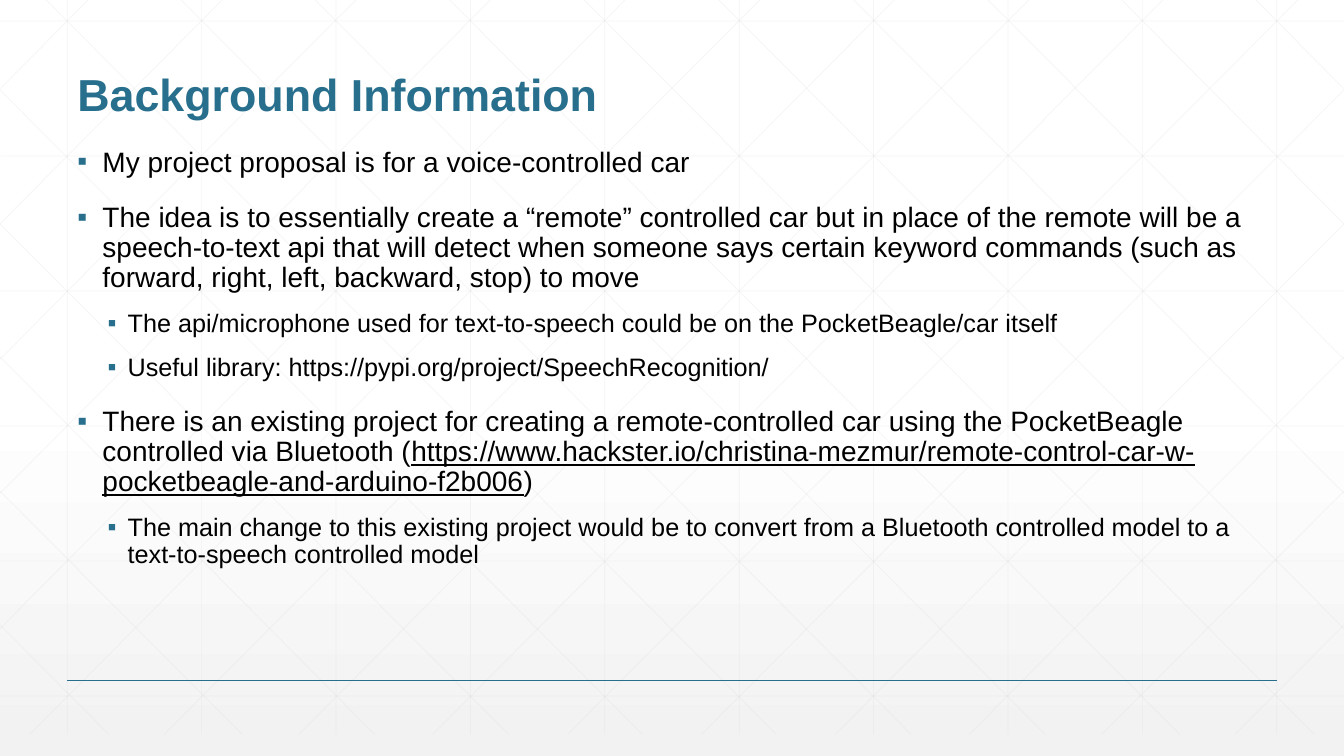
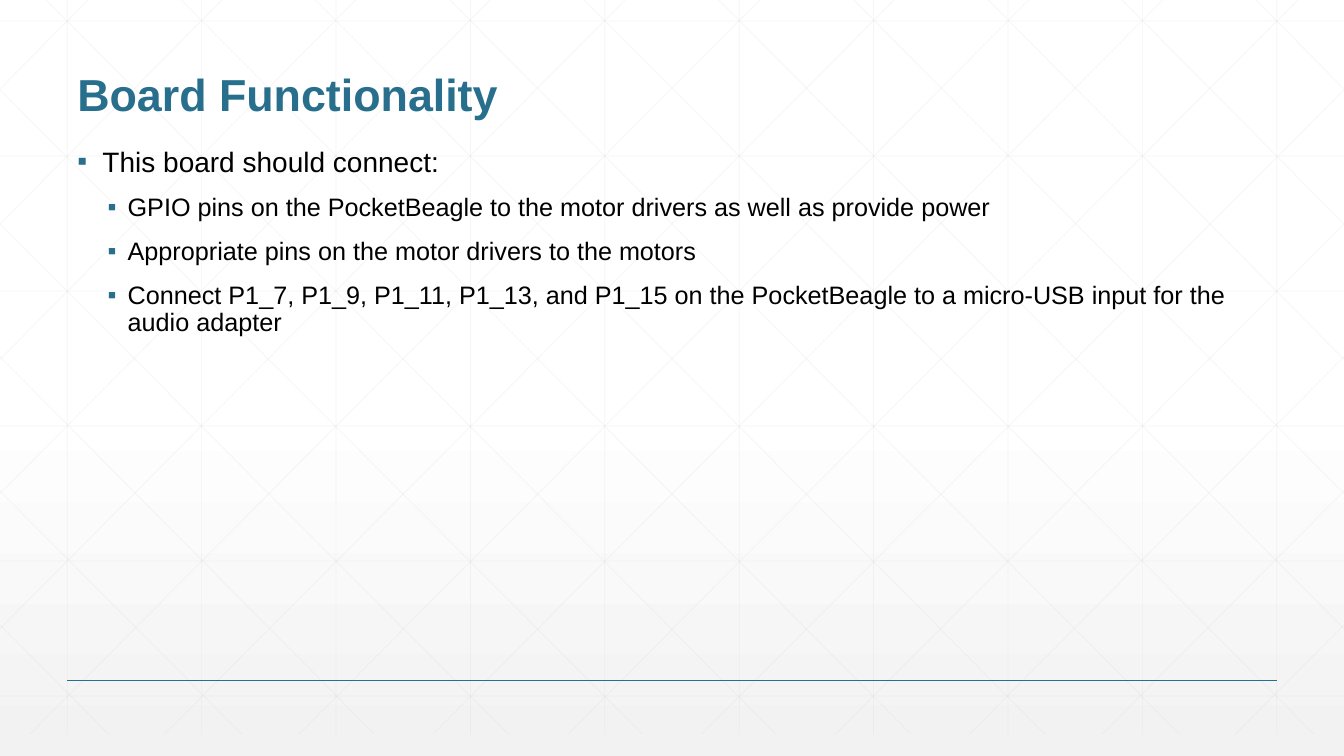
Before and after one commit to jae-kim-1107/ENGI301, a slide deck: slide 2 of project_2/docs/JaeKim_ProjectProposal.pptx. Drawn at 1344x756 pixels with LibreOffice and Linux fonts; fonts in the diff are those of the drawing. Boxes give left, top, right and bottom in pixels: in the first picture for what was removed or moved away, otherwise in the second. Text is boxed around its words. In the diff, an @@ line names an element or a change of style, - is before the commit and + after.

Commit message:
Updated Project Proposal

```diff
--- a/project_2/docs/JaeKim_ProjectProposal.pptx
+++ b/project_2/docs/JaeKim_ProjectProposal.pptx
@@ title at (77, 78, 498, 120): text changed @@
-Background Information
+Board Functionality
@@ text at (102, 151, 1225, 337): text changed; size 20 to 18 pt @@
-▪ My project proposal is for a voice-controlled car
-▪ The idea is to essentially create a “remote” controlled car but in place of the remote will be a speech-to-text api that will detect when someone says certain keyword commands (such as forward, right, left, backward, stop) to move
-  ▪ The api/microphone used for text-to-speech could be on the PocketBeagle/car itself
-  ▪ Useful library: https://pypi.org/project/SpeechRecognition/
-▪ There is an existing project for creating a remote-controlled car using the PocketBeagle controlled via Bluetooth (https://www.hackster.io/christina-mezmur/remote-control-car-w-pocketbeagle-and-arduino-f2b006)
-  ▪ The main change to this existing project would be to convert from a Bluetooth controlled model to a text-to-speech controlled model
+▪ This board should connect:
+  ▪ GPIO pins on the PocketBeagle to the motor drivers as well as provide power
+  ▪ Appropriate pins on the motor drivers to the motors
+  ▪ Connect P1_7, P1_9, P1_11, P1_13, and P1_15 on the PocketBeagle to a micro-USB input for the audio adapter
```
Also in this commit, not shown: 1 other slide changed, 1 slide added, 1 slide removed.
